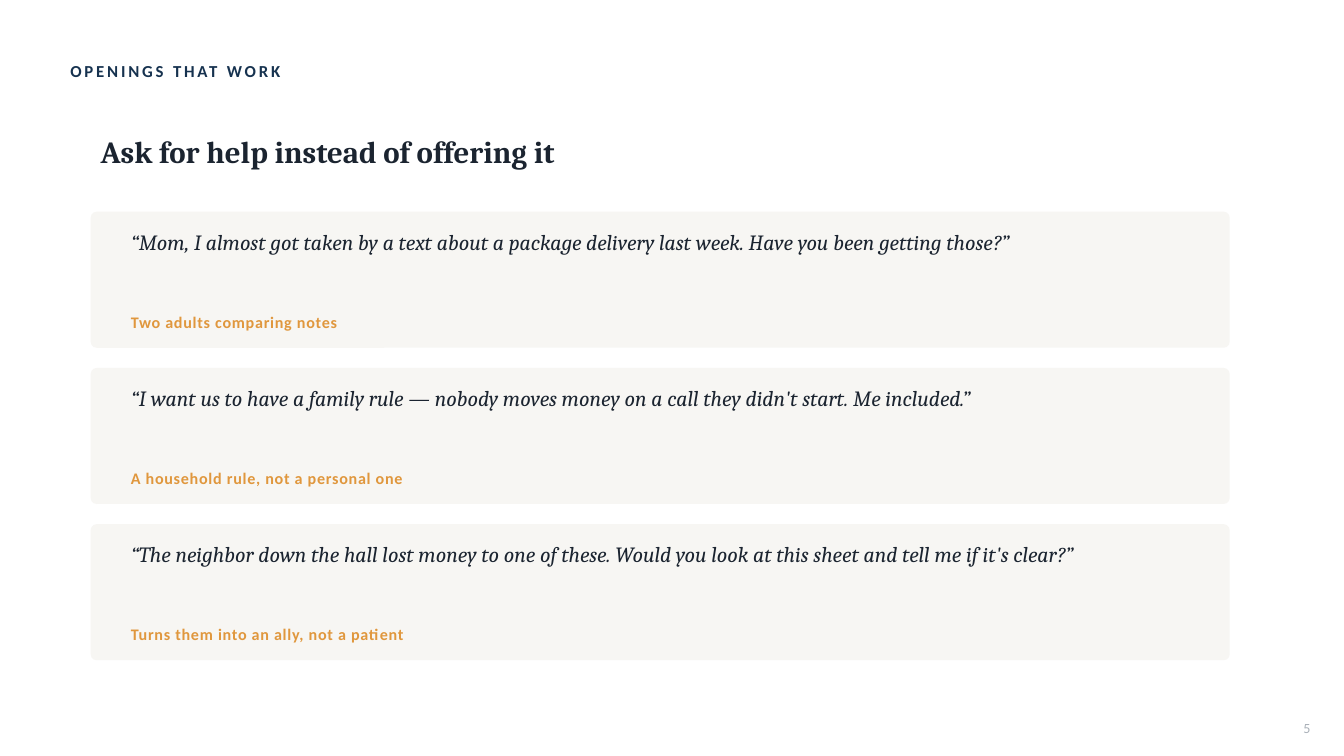
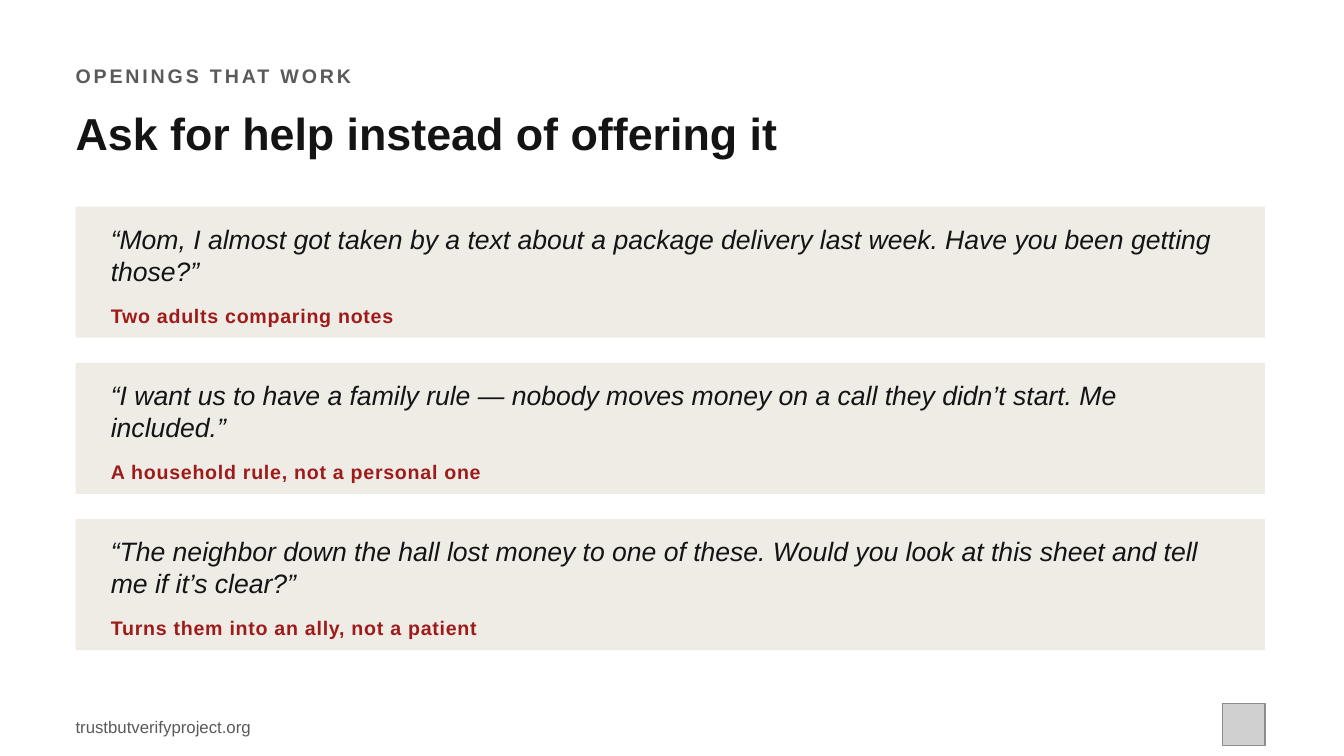
Before and after one commit to brettmorrison/trust-but-verify, a slide deck: slide 5 of formats/talk/trust-but-verify-for-family.pptx. Drawn at 1344x756 pixels with LibreOffice and Linux fonts; fonts in the diff are those of the drawing; grey boxes stand for pictures. Boxes give left, top, right and bottom in pixels: in the first picture for what was removed or moved away, otherwise in the second. Text is boxed around its words. In the diff, an @@ line names an element or a change of style, - is before the commit and + after.

```diff
--- a/formats/talk/trust-but-verify-for-family.pptx
+++ b/formats/talk/trust-but-verify-for-family.pptx
@@ text "OPENINGS THAT WORK" moved from (x1=60, y1=50, x2=968, y2=91) to (x1=76, y1=55, x2=1134, y2=96) @@
@@ text "OPENINGS THAT WORK" at (x1=76, y1=55, x2=1134, y2=96): size 12 to 14 pt, font Calibri to Arial, text colour #16324F to #5A5A5A @@
@@ text "Ask for help instead of ..." moved from (x1=101, y1=141, x2=555, y2=170) to (x1=76, y1=117, x2=777, y2=159) @@
@@ text "Ask for help instead of ..." at (x1=76, y1=117, x2=777, y2=159): size 22 to 32 pt, font Cambria to Arial, text colour #1B2430 to #141414; vertical alignment middle to top @@
@@ rectangle added at (x1=76, y1=207, x2=1265, y2=338), fill #EFECE6 @@
@@ rounded rectangle removed at (x1=91, y1=212, x2=1230, y2=348) @@
@@ text "“Mom, I almost got taken ..." moved from (x1=131, y1=235, x2=1009, y2=255) to (x1=111, y1=229, x2=1211, y2=282) @@
@@ text "“Mom, I almost got taken ..." at (x1=111, y1=229, x2=1211, y2=282): size 15.5 to 19 pt, font Cambria to Arial, text colour #1B2430 to #141414 @@
@@ text "Two adults comparing notes" moved from (x1=131, y1=316, x2=337, y2=331) to (x1=111, y1=308, x2=393, y2=327) @@
@@ rectangle added at (x1=76, y1=363, x2=1265, y2=494), fill #EFECE6 @@
@@ rounded rectangle removed at (x1=91, y1=368, x2=1230, y2=504) @@
@@ text at (x1=111, y1=385, x2=1116, y2=438): text changed; size 15.5 to 19 pt; font Cambria to Arial; text colour #1B2430 to #141414 @@
-“I want us to have a family rule — nobody moves money on a call they didn't start. Me included.”
+“I want us to have a family rule — nobody moves money on a call they didn’t start. Me included.”
@@ text "A household rule, not a ..." moved from (x1=131, y1=472, x2=403, y2=487) to (x1=111, y1=464, x2=480, y2=483) @@
@@ rectangle added at (x1=76, y1=519, x2=1265, y2=650), fill #EFECE6 @@
@@ rounded rectangle removed at (x1=91, y1=524, x2=1230, y2=660) @@
@@ text at (x1=111, y1=541, x2=1198, y2=594): text changed; size 15.5 to 19 pt; font Cambria to Arial; text colour #1B2430 to #141414 @@
-“The neighbor down the hall lost money to one of these. Would you look at this sheet and tell me if it's clear?”
+“The neighbor down the hall lost money to one of these. Would you look at this sheet and tell me if it’s clear?”
@@ size 11.5 to 14 pt, font Calibri to Arial, text colour #E0973D to #9E1B1B in 3 elements at (x1=111, y1=308, x2=393, y2=327), (x1=111, y1=464, x2=480, y2=483), (x1=111, y1=620, x2=477, y2=639) @@
@@ text "Turns them into an ally, ..." moved from (x1=131, y1=628, x2=403, y2=643) to (x1=111, y1=620, x2=477, y2=639) @@
@@ picture added at (x1=1223, y1=704, x2=1265, y2=746) @@
@@ text added at (x1=76, y1=721, x2=251, y2=737), 12 pt, text #5A5A5A @@
+trustbutverifyproject.org
@@ text removed at (x1=1303, y1=724, x2=1310, y2=733) @@
-5
```
Also in this commit, not shown: 11 other slides changed, 14 other files.
